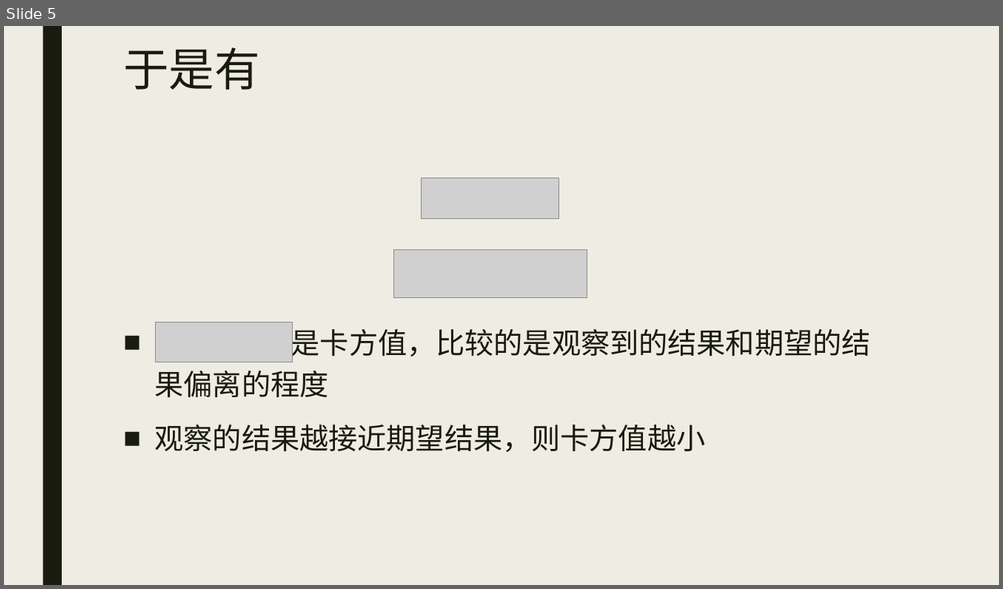
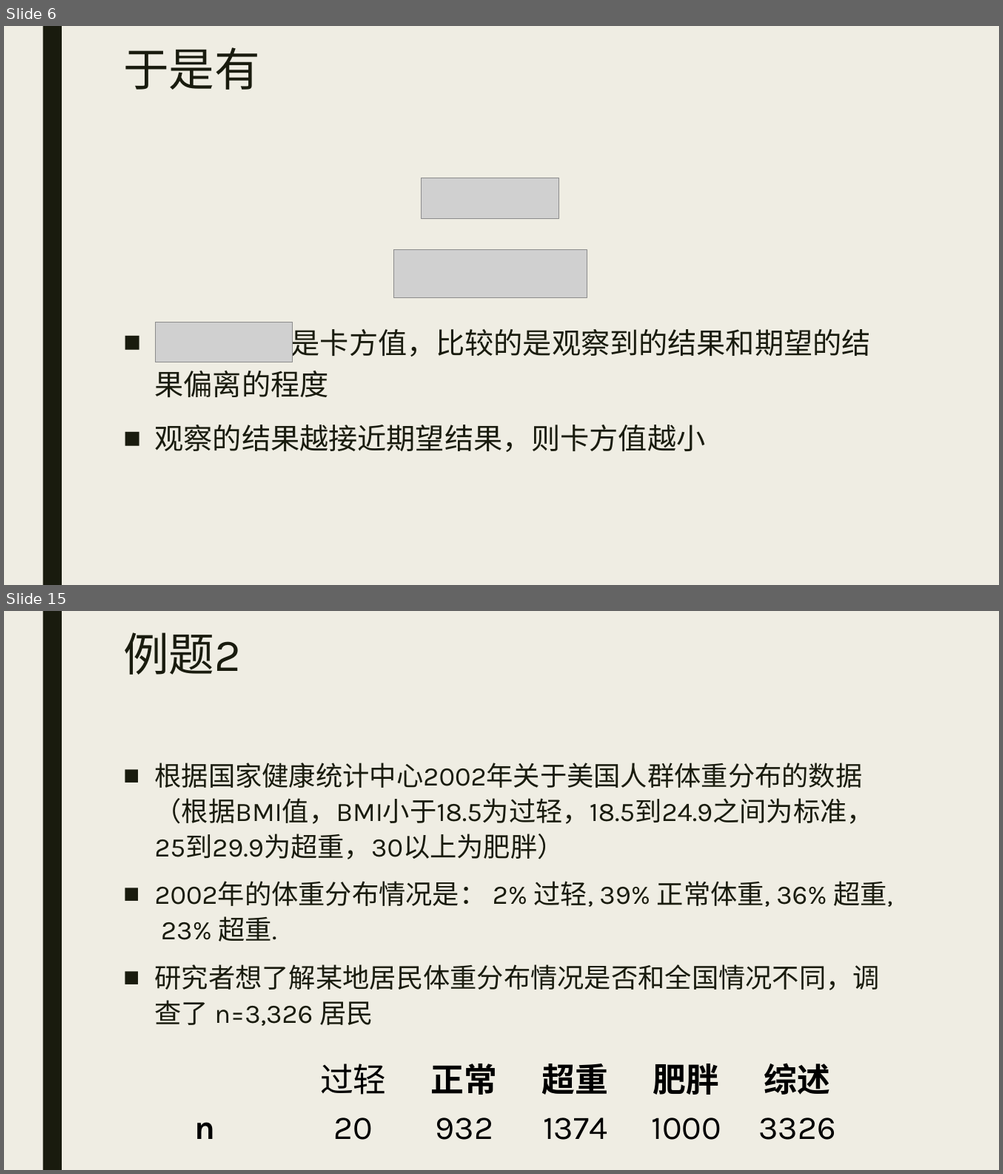
Before and after one commit to beneon/medstat, a slide deck: lect-7/卡方检验.pptx. Shown one above the other, each under a label of ours: slide 5 before the commit, slides 6 and 15 after it; the slides between them are not shown. The pictures are 1003x589 and 1003x1174 pixels, drawn with LibreOffice and Linux fonts; fonts in the diff are those of the drawing; grey boxes stand for pictures. Boxes give left, top, right and bottom in pixels: in the first picture for what was removed or moved away, otherwise in the second. Text is boxed around its words. In the diff, an @@ line names an element or a change of style, - is before the commit and + after.

```diff
--- a/lect-7/卡方检验.pptx
+++ b/lect-7/卡方检验.pptx
@@ slide 15 added at (4, 611, 999, 1170), background #EFEDE3; not listed: 1 template element that a slide beside it also shows @@
@@ title added at (123, 632, 241, 675), 44 pt, text #191B0E @@
+例题2
@@ text added at (155, 763, 892, 1026), 25.9 pt, text #191B0E @@
+■ 根据国家健康统计中心2002年关于美国人群体重分布的数据（根据BMI值，BMI小于18.5为过轻，18.5到24.9之间为标准，25到29.9为超重，30以上为肥胖）
+■ 2002年的体重分布情况是： 2% 过轻, 39% 正常体重, 36% 超重, 23% 超重.
+■ 研究者想了解某地居民体重分布情况是否和全国情况不同，调查了 n=3,326 居民
@@ table added at (187, 1050, 854, 1145), 2 rows, 6 columns @@
+ | 过轻 | 正常 | 超重 | 肥胖 | 综述
+n | 20 | 932 | 1374 | 1000 | 3326
@@ what was slide 5 is now slide 6 @@
```
Also in this commit, not shown: 1 slide changed, 13 other slides added, 20 other files.
